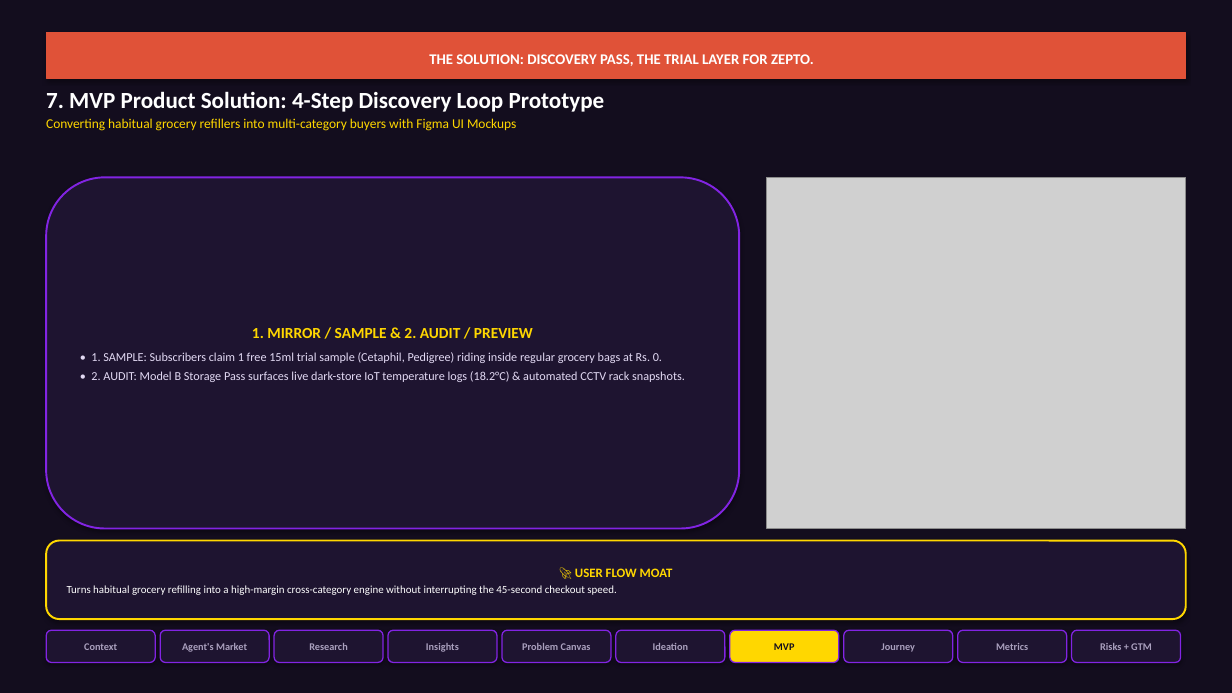
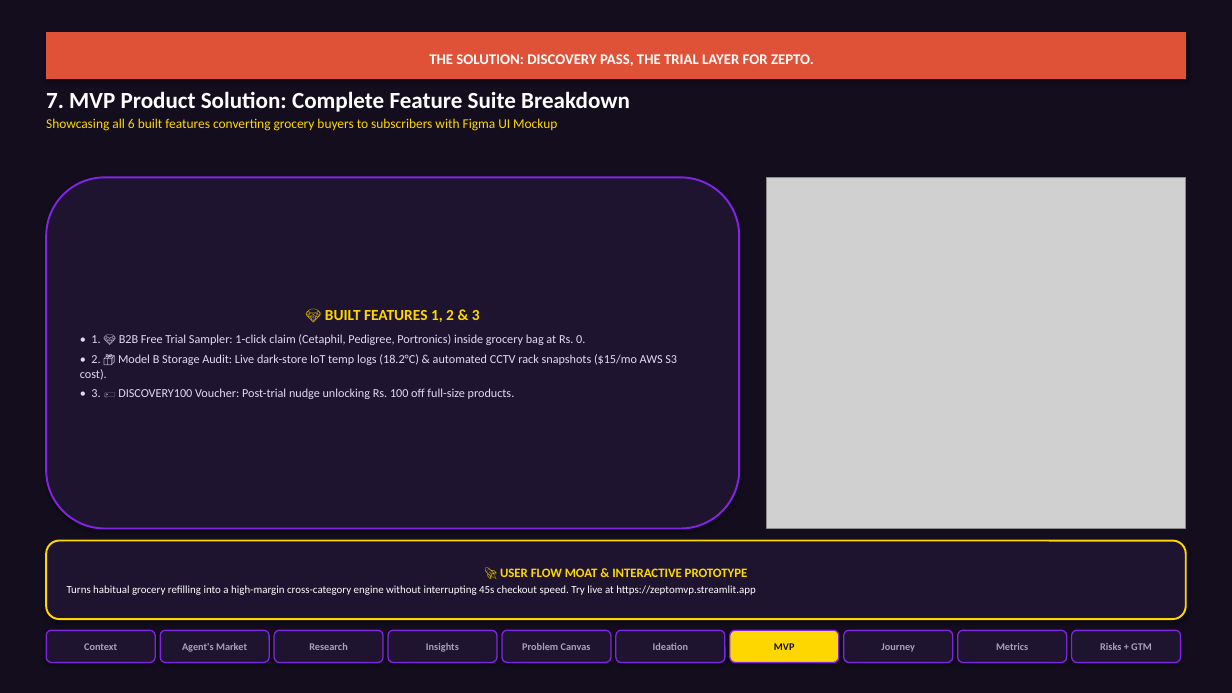
Before and after one commit to akhyashukla03/zeptomvp, a slide deck: slide 7 of Zepto_Growth_PM_Graduation_Project.pptx. Drawn at 1232x693 pixels with LibreOffice and Linux fonts; fonts in the diff are those of the drawing; grey boxes stand for pictures. Boxes give left, top, right and bottom in pixels: in the first picture for what was removed or moved away, otherwise in the second. Text is boxed around its words. In the diff, an @@ line names an element or a change of style, - is before the commit and + after.

Commit message:
Embed complete MVP feature breakdowns and direct reviewer data access URLs into PPT and PDF

```diff
--- a/Zepto_Growth_PM_Graduation_Project.pptx
+++ b/Zepto_Growth_PM_Graduation_Project.pptx
@@ text at (46,91,630,131): text changed @@
-7. MVP Product Solution: 4-Step Discovery Loop Prototype
-Converting habitual grocery refillers into multi-category buyers with Figma UI Mockups
+7. MVP Product Solution: Complete Feature Suite Breakdown
+Showcasing all 6 built features converting grocery buyers to subscribers with Figma UI Mockup
@@ text in rounded rectangle at (80,310,677,399): text changed @@
-1. MIRROR / SAMPLE & 2. AUDIT / PREVIEW
-• 1. SAMPLE: Subscribers claim 1 free 15ml trial sample (Cetaphil, Pedigree) riding inside regular grocery bags at Rs. 0.
-• 2. AUDIT: Model B Storage Pass surfaces live dark-store IoT temperature logs (18.2°C) & automated CCTV rack snapshots.
+💎 BUILT FEATURES 1, 2 & 3
+• 1. 💎 B2B Free Trial Sampler: 1-click claim (Cetaphil, Pedigree, Portronics) inside grocery bag at Rs. 0.
+• 2. 📦 Model B Storage Audit: Live dark-store IoT temp logs (18.2°C) & automated CCTV rack snapshots ($15/mo AWS S3 cost).
+• 3. 🏷️ DISCOVERY100 Voucher: Post-trial nudge unlocking Rs. 100 off full-size products.
@@ text in rounded rectangle at (67,568,755,595): text changed @@
-🚀 USER FLOW MOAT
-Turns habitual grocery refilling into a high-margin cross-category engine without interrupting the 45-second checkout speed.
+🚀 USER FLOW MOAT & INTERACTIVE PROTOTYPE
+Turns habitual grocery refilling into a high-margin cross-category engine without interrupting 45s checkout speed. Try live at https://zeptomvp.streamlit.app
```
Also in this commit, not shown: 3 other slides changed, 3 other files.
